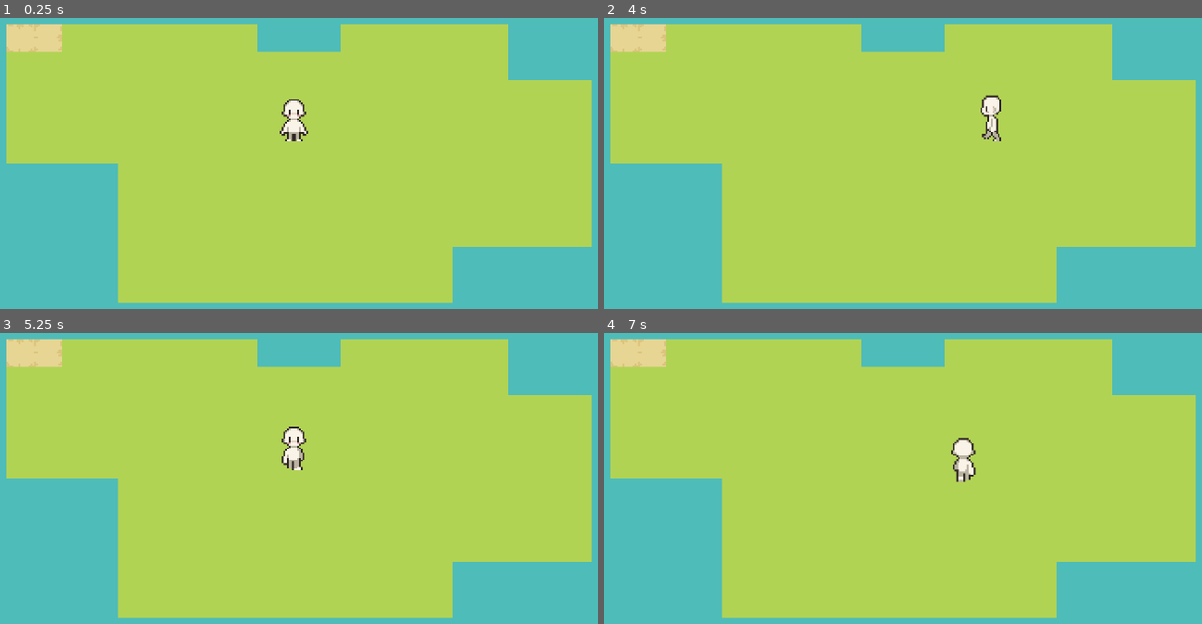
Above: before the commit, frames 1-4 (two rows, left to right).
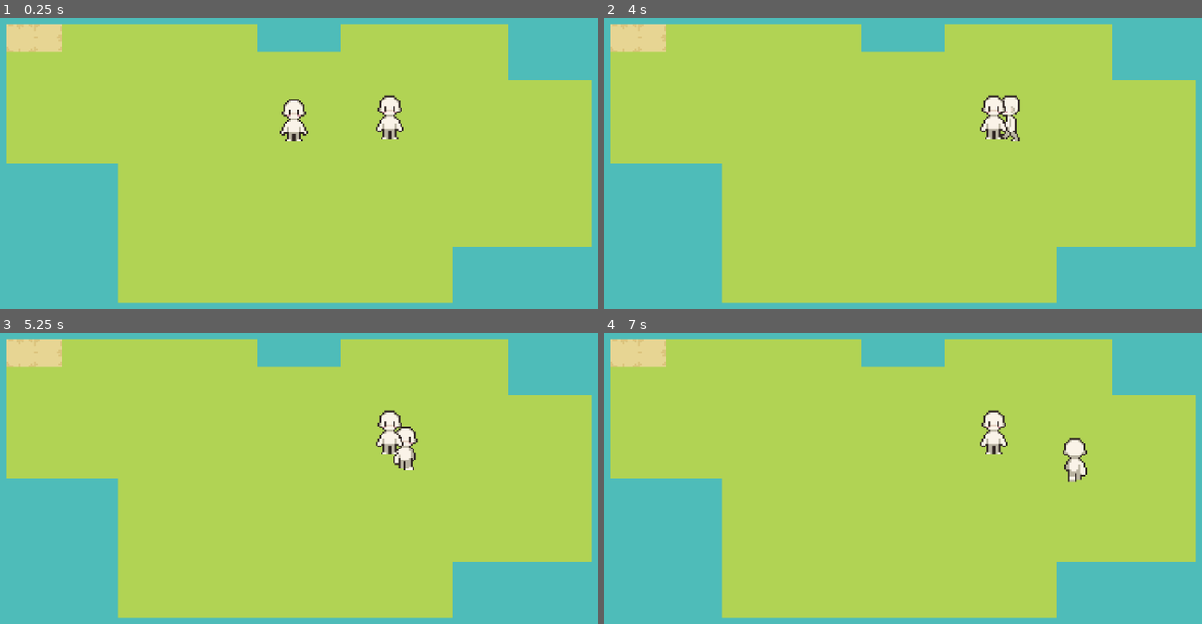
Above: after the commit, the same moments.

Repository: almoof/geopolar_game_ai_edition
Game: Godot game, scene res://scenes/main.tscn
The game is run twice, just before and just after one commit, with the same random seed, the same clock (stepped at 60 frames per second) and the same inputs.
Inputs:
- Up to frame 1 (0.25 s): no input
- Up to frame 2 (4 s): tap Enter at 0.5 s; hold D (right) 0.53-1.28 s; hold S (down) 1.28-2.03 s; hold D (right) 2.03-2.78 s; hold W (up) 2.78-3.53 s; hold A (left) from 3.53 s (still down)
- Up to frame 3 (5.25 s): release A (left) at 5.03 s; hold S (down) from 5.03 s (still down)
- Up to frame 4 (7 s): release S (down) at 5.78 s; hold D (right) 5.78-6.53 s; hold W (up) from 6.53 s (still down)

The runs differ from the first frame. In frame 1, 0.5% of the frame differs, in the area x 62-68%, y 26-42%; in frame 2, 0.8%; in frame 3, 1.4%; in frame 4, 1.5%, in the area x 58-81%, y 26-52%.

Commit message:
Create NPC scene

Diff:
--- a/scenes/main.tscn
+++ b/scenes/main.tscn
@@ -2,6 +2,7 @@
 
 [ext_resource type="Texture2D" uid="uid://330s2cmkbgjh" path="res://sprites/Grass.png" id="1_0wfyh"]
 [ext_resource type="PackedScene" uid="uid://b5ikk3akf05u8" path="res://scenes/player.tscn" id="2_sugp2"]
+[ext_resource type="PackedScene" uid="uid://dgoqdkbhu35qo" path="res://scenes/npc.tscn" id="3_sugp2"]
 
 [sub_resource type="TileSetAtlasSource" id="TileSetAtlasSource_0xm2m"]
 texture = ExtResource("1_0wfyh")
@@ -27,3 +28,6 @@
 
 [node name="Player" parent="." unique_id=988240165 instance=ExtResource("2_sugp2")]
 position = Vector2(421, 195)
+
+[node name="NPC" parent="." unique_id=1598529223 instance=ExtResource("3_sugp2")]
+position = Vector2(476, 194)
--- /dev/null
+++ b/scenes/npc.tscn
@@ -0,0 +1,63 @@
+[gd_scene format=3 uid="uid://dgoqdkbhu35qo"]
+
+[ext_resource type="Texture2D" uid="uid://dj11b77ec5vyy" path="res://sprites/16x32 All Animations-Sheet.png" id="1_nh2m4"]
+
+[sub_resource type="AtlasTexture" id="AtlasTexture_abqhh"]
+atlas = ExtResource("1_nh2m4")
+region = Rect2(128, 0, 16, 32)
+
+[sub_resource type="AtlasTexture" id="AtlasTexture_rv78h"]
+atlas = ExtResource("1_nh2m4")
+region = Rect2(144, 0, 16, 32)
+
+[sub_resource type="AtlasTexture" id="AtlasTexture_7n8xq"]
+atlas = ExtResource("1_nh2m4")
+region = Rect2(160, 0, 16, 32)
+
+[sub_resource type="AtlasTexture" id="AtlasTexture_4wlns"]
+atlas = ExtResource("1_nh2m4")
+region = Rect2(176, 0, 16, 32)
+
+[sub_resource type="SpriteFrames" id="SpriteFrames_tl2vt"]
+animations = [{
+"frames": [{
+"duration": 1.0,
+"texture": SubResource("AtlasTexture_abqhh")
+}, {
+"duration": 1.0,
+"texture": SubResource("AtlasTexture_rv78h")
+}, {
+"duration": 1.0,
+"texture": SubResource("AtlasTexture_7n8xq")
+}, {
+"duration": 1.0,
+"texture": SubResource("AtlasTexture_4wlns")
+}],
+"loop": true,
+"name": &"idle_down",
+"speed": 5.0
+}]
+
+[sub_resource type="CircleShape2D" id="CircleShape2D_hwkja"]
+radius = 5.0
+
+[sub_resource type="CircleShape2D" id="CircleShape2D_0tygy"]
+radius = 28.0
+
+[node name="NPC" type="CharacterBody2D" unique_id=1598529223]
+
+[node name="AnimatedSprite2D" type="AnimatedSprite2D" parent="." unique_id=1589253015]
+sprite_frames = SubResource("SpriteFrames_tl2vt")
+animation = &"idle_down"
+frame = 3
+frame_progress = 0.56141686
+
+[node name="CollisionShape2D" type="CollisionShape2D" parent="." unique_id=986610158]
+position = Vector2(0, 8)
+shape = SubResource("CircleShape2D_hwkja")
+
+[node name="Area2D" type="Area2D" parent="." unique_id=1517082210]
+
+[node name="CollisionShape2D" type="CollisionShape2D" parent="Area2D" unique_id=400509892]
+position = Vector2(0, 3)
+shape = SubResource("CircleShape2D_0tygy")
